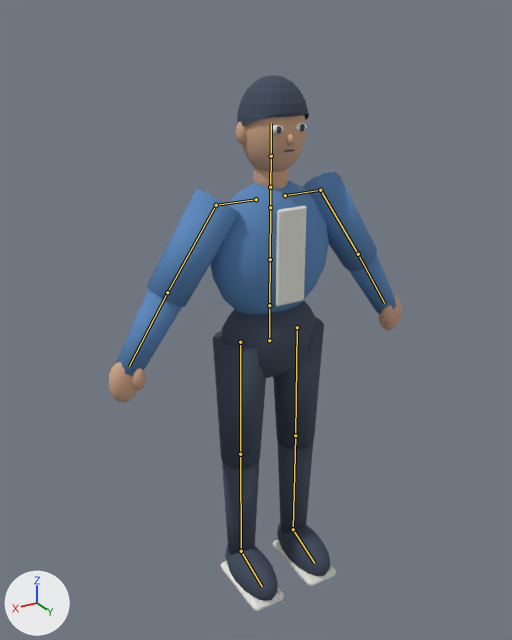
The glTF model assets/characters/anims/character_anims.glb as it was, and as the next commit left it.
Before and after are seen from a 50 mm camera at (1.091, 1.735, 1.85) aimed at (0.057, 0.012, 0.988). The axes (+X, +Y, +Z) are drawn at lower left. The lights are the same throughout. The picture after the commit comes second. The bones that change, and the others that lie on the model, are drawn over the model as lines.

Objects in the first picture: 'char_a_body'.
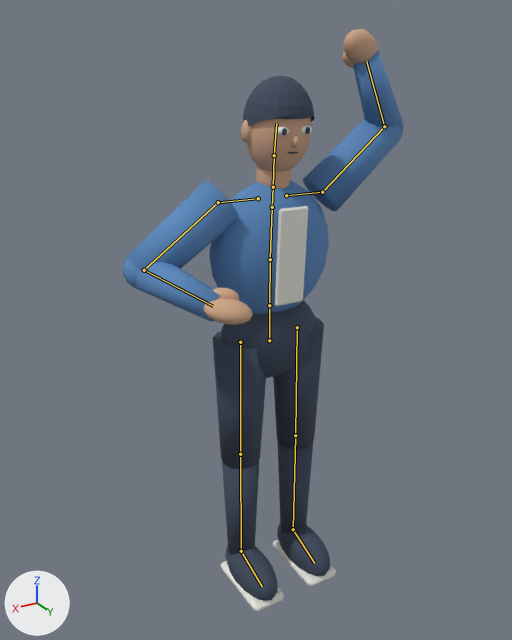
The newer file adds an action. The first version stands in its rest pose; the second is drawn at frame 31 of the action 'win'.

Changed parts and their boxes [x1, y1, x2, y2] in the pictures (512 x 640 px):
'char_a_body', posed (9% taller): before [109, 75, 402, 611]; after [123, 29, 403, 611]
bone 'Chest', root to tip: before (270, 259) to (270, 207); after (270, 259) to (272, 207)
bone 'LeftUpperArm', root to tip: before (216, 205) to (167, 292); after (218, 202) to (144, 270)
bone 'LeftLowerArm', root to tip: before (167, 292) to (129, 366); after (144, 270) to (213, 306)
bone 'Head', root to tip: before (271, 156) to (271, 123); after (274, 155) to (276, 123)
bone 'RightUpperArm', root to tip: before (320, 190) to (358, 254); after (322, 192) to (384, 126)
bone 'RightLowerArm', root to tip: before (358, 254) to (384, 303); after (384, 126) to (366, 61)

What the commit changed:
Bone 'Chest' (bone_chest) turns from (0, 0, 0) to (0, 0, 2) degrees about its own x, y and z.
Bone 'LeftUpperArm' (bone_leftupperarm) turns from (0, 0, 0) to (9, 1, -16) degrees about its own x, y and z.
Bone 'LeftLowerArm' (bone_leftlowerarm) turns from (0, 0, 0) to (31, -16, 96) degrees about its own x, y and z.
Bone 'Head' (bone_head) turns from (0, 0, 0) to (-4, 0, 0) degrees about its own x, y and z.
Bone 'RightUpperArm' (bone_rightupperarm) turns from (0, 0, 0) to (48, -34, 68) degrees about its own x, y and z.
Bone 'RightLowerArm' (bone_rightlowerarm) turns from (0, 0, 0) to (129, 16, -118) degrees about its own x, y and z.
